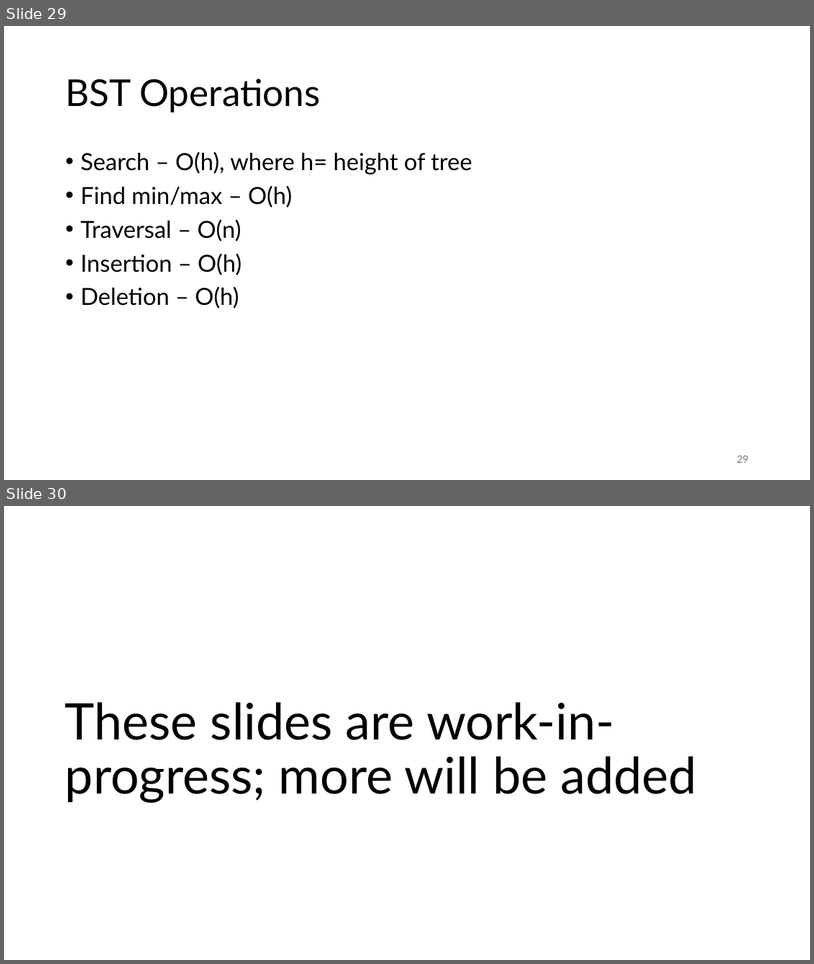
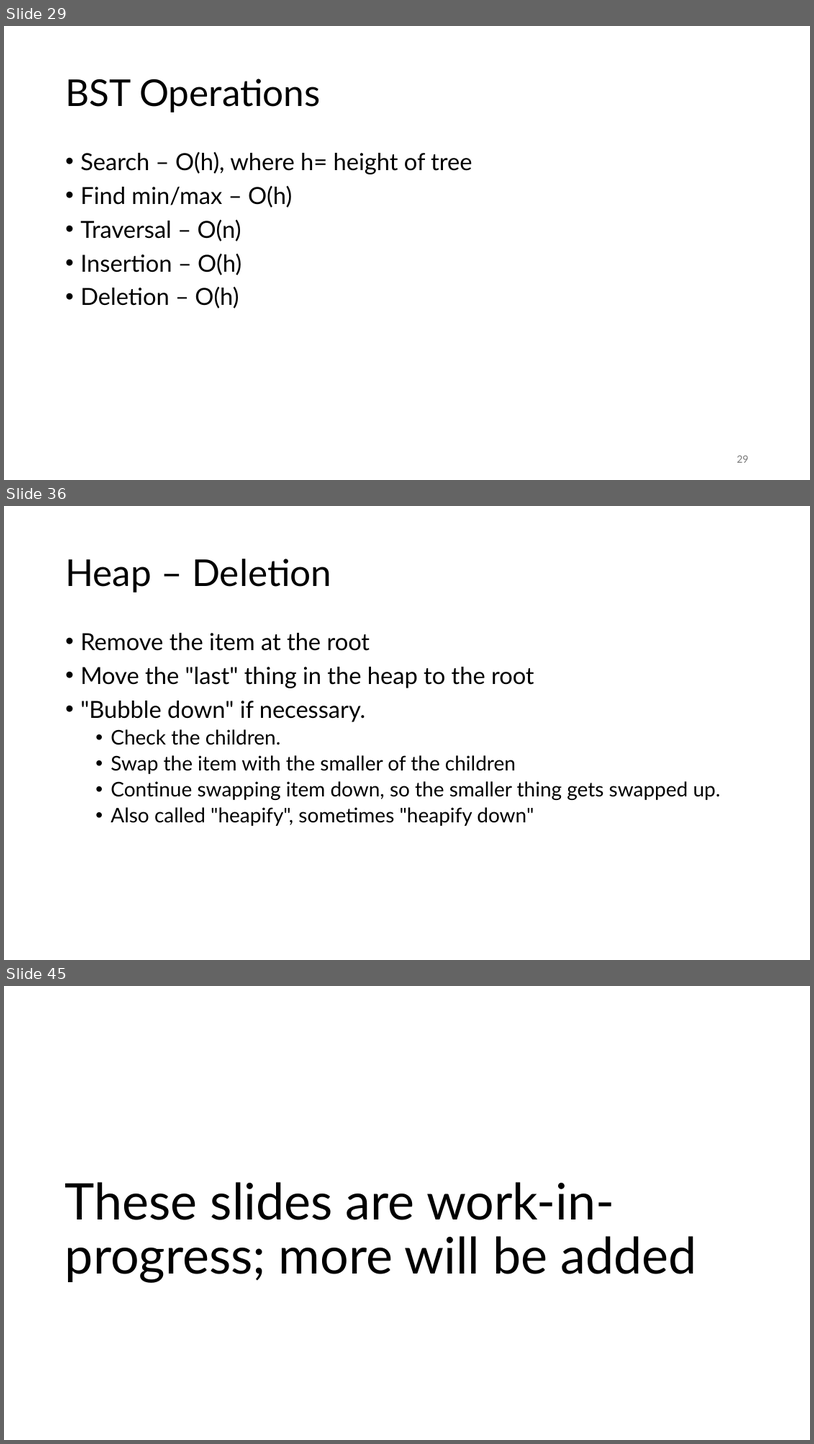
Before and after one commit to SMC-CS-374-Sp26/Unit-2-Data-Structures, a slide deck: 374 DS in detail.pptx. Shown one above the other, each under a label of ours: slides 29 and 30 before the commit, slides 29, 36 and 45 after it; the slides between them are not shown. The pictures are 814x964 and 814x1444 pixels, drawn with LibreOffice and Linux fonts; fonts in the diff are those of the drawing. Boxes give left, top, right and bottom in pixels: in the first picture for what was removed or moved away, otherwise in the second. Text is boxed around its words. In the diff, an @@ line names an element or a change of style, - is before the commit and + after.

Commit message:
update for warm-up and cool-down problems

```diff
--- a/374 DS in detail.pptx
+++ b/374 DS in detail.pptx
@@ slide 36 added at [4,506,810,960], background #FFFFFF @@
@@ title added at [65,559,332,592], 44 pt, text #000000 @@
+Heap – Deletion
@@ text added at [80,633,721,826], 24 pt, text #000000 @@
+• Remove the item at the root
+• Move the "last" thing in the heap to the root
+• "Bubble down" if necessary.
+  • Check the children.
+  • Swap the item with the smaller of the children
+  • Continue swapping item down, so the smaller thing gets swapped up.
+  • Also called "heapify", sometimes "heapify down"
@@ what was slide 30 is now slide 45 @@
```
Also in this commit, not shown: 14 other slides added, 1 other file.
